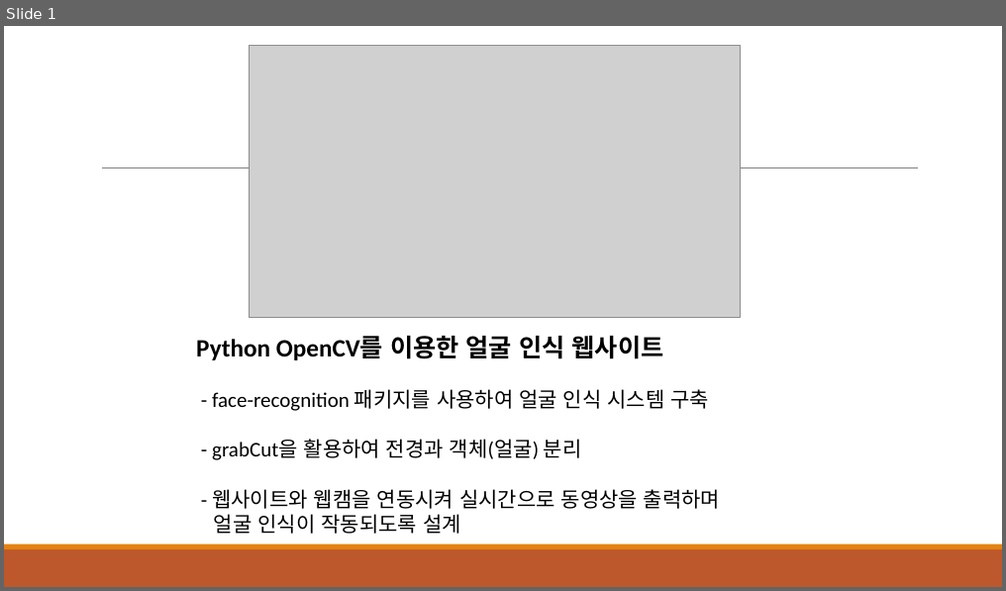
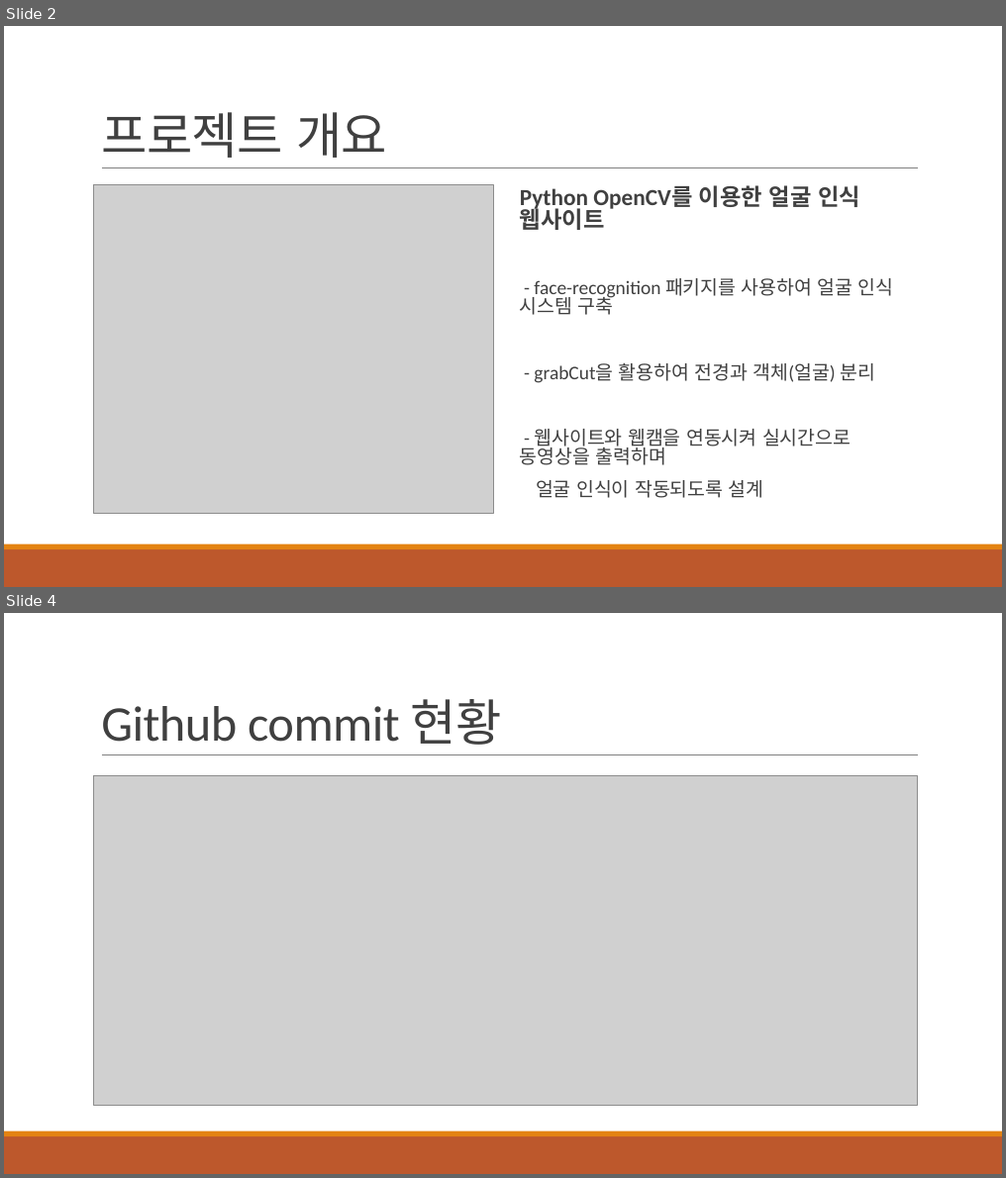
Before and after one commit to hmy343/cv_fr_project, a slide deck: 프로젝트 개요.pptx. Shown one above the other, each under a label of ours: slide 1 before the commit, slides 2 and 4 after it; the slides between them are not shown. The pictures are 1006x591 and 1006x1178 pixels, drawn with LibreOffice and Linux fonts; fonts in the diff are those of the drawing; grey boxes stand for pictures. Boxes give left, top, right and bottom in pixels: in the first picture for what was removed or moved away, otherwise in the second. Text is boxed around its words. In the diff, an @@ line names an element or a change of style, - is before the commit and + after.

Commit message:
프로젝트 개요 수정

```diff
--- a/프로젝트 개요.pptx
+++ b/프로젝트 개요.pptx
@@ slide 4 added at (x1=4, y1=613, x2=1002, y2=1174), background #FFFFFF; not listed: 3 template elements that a slide beside it also shows @@
@@ title added at (x1=101, y1=699, x2=502, y2=745), 48 pt, text #404040 @@
+Github commit 현황
@@ picture added at (x1=94, y1=775, x2=918, y2=1105) @@
@@ what was slide 1 is now slide 2 @@
@@ slide 2 changed as well @@
@@ title added at (x1=101, y1=112, x2=387, y2=158), 48 pt, text #404040 @@
+프로젝트 개요
@@ picture resized from (x1=249, y1=45, x2=740, y2=318) to (x1=94, y1=184, x2=493, y2=514) @@
@@ text "Python OpenCV를 이용한 얼굴 인식 ..." moved from (x1=196, y1=336, x2=720, y2=534) to (x1=520, y1=185, x2=894, y2=498) @@
@@ text "Python OpenCV를 이용한 얼굴 인식 ..." at (x1=520, y1=185, x2=894, y2=498): size 24 to 22.2 pt in "Python OpenCV를 이용한 얼굴 인식 웹사이트"; text colour #000000 to #404040; size 20 to 18.5 pt in "- face-recognition 패키지를 사용하여 얼굴 인식 시스템 ...", "- grabCut을 활용하여 전경과 객체(얼굴) 분리", "- 웹사이트와 웹캠을 연동시켜 실시간으로 동영상을 출력하며", "얼굴 인식이 작동되도록 설계"; bullet none to  ; line spacing 1 to 0.8; more space between paragraphs @@
```
Also in this commit, not shown: 2 other slides added.
